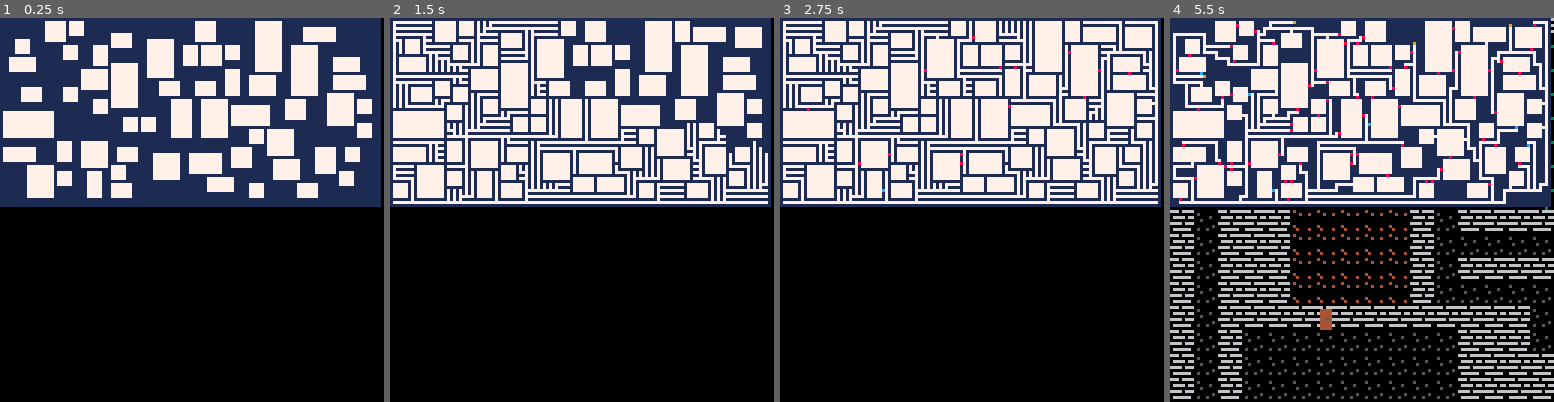
Above: before the commit, frames 1-4 (left to right).
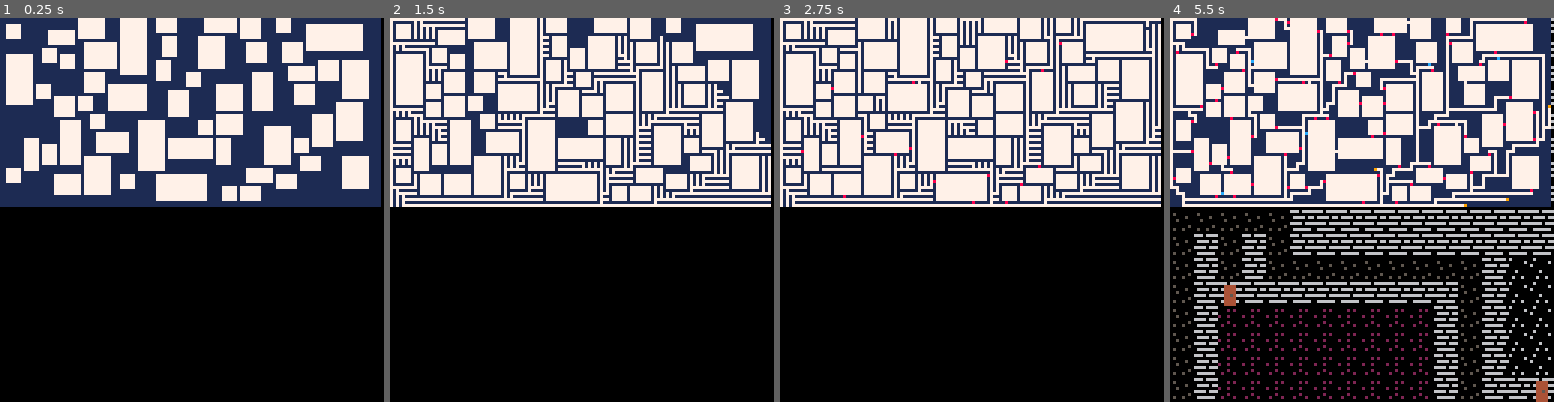
Above: after the commit, the same moments.

Repository: theRenard/PICO-8-Dungeon-Generator
Game: PICO-8 cartridge dungeon-generator.p8
Two runs of this game, one before a commit and one after it. Both use one fixed random seed, a clock stepped at 60 frames per second and the inputs below.
Inputs:
- Up to frame 1 (0.25 s): no input
- Up to frame 2 (1.5 s): no input
- Up to frame 3 (2.75 s): hold Right 1.6-2.1 s; hold Up 2.15-2.42 s; hold Right from 2.47 s (still down)
- Up to frame 4 (5.5 s): release Right at 3.03 s; hold Left 3.08-3.58 s; hold Down 3.63-3.97 s; hold Right 4.02-4.68 s; hold Up 4.73-5.03 s; hold Left from 5.08 s (still down)

The runs differ from the first frame. In frame 1, 24% of the frame differs, in the area x 0-97%, y 0-48%; in frame 2, 26%; in frame 3, 28%; in frame 4, 43%, in the area x 0-100%, y 0-100%.

Commit message:
Refactor maze generation functions and variable names for improved clarity and consistency

Diff:
--- a/lua/generator.lua
+++ b/lua/generator.lua
@@ -3,13 +3,16 @@
 --2220
 --17919
 
-function make_maze(cfg)
+function make_mz(cfg)
     -- Constants
     local draw = cfg.draw or false
-    local method = cfg.method or 3
+    local mth = cfg.mth or 3
     -- chose_random = 1, chose_oldest = 2, chose_newest = 3
     local brd = 1
-    local hasbrd = cfg.hasbrd or true
+    local hasbrd = true
+    if cfg.hasbrd != nil then
+        hasbrd = cfg.hasbrd
+    end
     -- 1 no brd
     local w = cfg.w or 128
     local h = cfg.h or 64
@@ -23,7 +26,7 @@
     end
 
     local tries = 1000
-    -- number of rooms to try, the greater the number, the more rooms
+    -- number of rms to try, the greater the number, the more rms
     local xtrsz = cfg.xtrsz or 1
     local xtrconn = cfg.xtrconn or 20
     local exits = cfg.exits or 2
@@ -35,19 +38,19 @@
     local csd_tl = cfg.csd_tl or 8
     local xt_tl = cfg.xt_tl or 9
 
-    local maze = mk2darr(mz_w, mz_h, wl_tl)
+    local mz = mk2darr(mz_w, mz_h, wl_tl)
     local rgn = mk2darr(mz_w, mz_h, nil)
     local con_rgn = mk2darr(mz_w, mz_h, nil)
     local dd_ends = {}
 
     local cr_rgn = 0
 
-    local function chose_index(ceil)
-        if method == 1 then
+    local function chs_idx(ceil)
+        if mth == 1 then
             return flr(rnd(ceil)) + 1
-        elseif method == 2 then
+        elseif mth == 2 then
             return 1
-        elseif method == 3 then
+        elseif mth == 3 then
             return ceil
         end
     end
@@ -57,27 +60,27 @@
     end
 
     local function is_wall(pos)
-        return maze[pos.x][pos.y] == wl_tl
+        return mz[pos.x][pos.y] == wl_tl
     end
 
     local function is_path(pos)
-        return maze[pos.x][pos.y] == flr_tl
+        return mz[pos.x][pos.y] == flr_tl
     end
 
     local function set_tl(pos, tl_ty)
-        maze[pos.x][pos.y] = tl_ty
-    end
-
-    local function carve(pos)
+        mz[pos.x][pos.y] = tl_ty
+    end
+
+    local function crv(pos)
         set_tl(pos, flr_tl)
         rgn[pos.x][pos.y] = cr_rgn
     end
 
     local function fill(pos)
-        maze[pos.x][pos.y] = wl_tl
-    end
-
-    local function can_carve(pos)
+        mz[pos.x][pos.y] = wl_tl
+    end
+
+    local function can_crv(pos)
         return in_bounds(pos) and is_wall(pos)
     end
 
@@ -101,11 +104,11 @@
         end
     end
 
-    local function draw_maze()
+    local function draw_mz()
         if rnd() > 0.9 then
             foreach_2darr(
-                maze, function(x, y)
-                    pset(x - 1, y - 1, maze[x][y])
+                mz, function(x, y)
+                    pset(x - 1, y - 1, mz[x][y])
                 end
             )
         end
@@ -113,10 +116,10 @@
 
     local function draw_rgn()
         foreach_2darr(
-            maze, function(x, y)
-                local region = rgn[x][y]
+            mz, function(x, y)
+                local _rgn = rgn[x][y]
                 -- color between 0 and 15
-                local color = region and (region % 15) + 1 or 0
+                local color = _rgn and (_rgn % 15) + 1 or 0
                 if color == 9 or color == 10 then
                     color = 11
                 end
@@ -128,7 +131,7 @@
     local function draw_connections()
         if rnd() > 0.9 then
             foreach_2darr(
-                maze, function(x, y)
+                mz, function(x, y)
                     local rgn = con_rgn[x][y]
                     if rgn then
                         if #rgn == 2 then
@@ -142,52 +145,52 @@
         end
     end
 
-    local function grow_maze(str_pos)
+    local function grow_mz(str_pos)
         add_rgn()
         local posn = {}
-        carve(str_pos)
+        crv(str_pos)
         add(posn, str_pos)
 
         while #posn > 0 do
-            local index = chose_index(#posn)
-            local currentPos = posn[index]
-            for _, direction in pairs(shuffle(direction.cardinal)) do
+            local index = chs_idx(#posn)
+            local curr_pos = posn[index]
+            for _, dir in pairs(shuffle(dir.card)) do
                 local ngbPos = {
-                    x = currentPos.x + direction.x,
-                    y = currentPos.y + direction.y
+                    x = curr_pos.x + dir.x,
+                    y = curr_pos.y + dir.y
                 }
-                local nextNeighborTile = {
-                    x = currentPos.x + direction.x * 2,
-                    y = currentPos.y + direction.y * 2
+                local nxt_ngb_tl = {
+                    x = curr_pos.x + dir.x * 2,
+                    y = curr_pos.y + dir.y * 2
                 }
-                if can_carve(ngbPos) and can_carve(nextNeighborTile) then
-                    carve(ngbPos)
-                    carve(nextNeighborTile)
-                    add(posn, nextNeighborTile)
-                    if draw then draw_maze() end
+                if can_crv(ngbPos) and can_crv(nxt_ngb_tl) then
+                    crv(ngbPos)
+                    crv(nxt_ngb_tl)
+                    add(posn, nxt_ngb_tl)
+                    if draw then draw_mz() end
                     index = nil
                     break
                 end
             end
             if index then
-                del(posn, currentPos)
-            end
-        end
-    end
-
-    local function grow_mazes()
+                del(posn, curr_pos)
+            end
+        end
+    end
+
+    local function grow_mzs()
         for x = brd, mz_w, 2 do
             for y = brd, mz_h, 2 do
                 local pos = { x = x, y = y }
                 if is_wall(pos) then
-                    grow_maze(pos)
-                end
-            end
-        end
-    end
-
-    local function add_rooms()
-        local rooms = {}
+                    grow_mz(pos)
+                end
+            end
+        end
+    end
+
+    local function add_rms()
+        local rms = {}
         for i = 0, tries do
             local size = int_rnd(2 + xtrsz) * 2 + 5
             local recty = int_rnd(1 + size / 2) * 2
@@ -200,38 +203,38 @@
             end
             local x = int_rnd((mz_w - brd - w) / 2) * 2 + brd
             local y = int_rnd((mz_h - brd - h) / 2) * 2 + brd
-            local room = { x = x, y = y, w = w, h = h }
+            local rm = { x = x, y = y, w = w, h = h }
             local overlaps = false
-            for other in all(rooms) do
-                if dst_to(room, other) <= 0 then
+            for other in all(rms) do
+                if dst_to(rm, other) <= 0 then
                     overlaps = true
                     break
                 end
             end
             if not overlaps then
-                add(rooms, room)
+                add(rms, rm)
                 add_rgn()
                 chambers[cr_rgn] = {}
-                for pos in all(get_all_posn(room)) do
-                    carve(pos)
+                for pos in all(get_all_posn(rm)) do
+                    crv(pos)
                     add(chambers[cr_rgn], pos)
                 end
-                if draw then draw_maze() end
-            end
-        end
-    end
-
-    local function connect_rgn()
+                if draw then draw_mz() end
+            end
+        end
+    end
+
+    local function conn_rgn()
         if draw then draw_rgn() end
 
         foreach_2darr(
-            maze, function(x, y)
+            mz, function(x, y)
                 if is_wall({ x = x, y = y }) then
                     local _rgn = {}
-                    for _, direction in pairs(direction.cardinal) do
+                    for _, dir in pairs(dir.card) do
                         local ngbPos = {
-                            x = x + direction.x,
-                            y = y + direction.y
+                            x = x + dir.x,
+                            y = y + dir.y
                         }
                         if in_bounds(ngbPos) then
                             local _region = rgn[ngbPos.x][ngbPos.y]
@@ -255,7 +258,7 @@
         -- {{ x, y }}
 
         foreach_2darr(
-            maze, function(x, y)
+            mz, function(x, y)
                 if con_rgn[x][y] then
                     add(cons, { x = x, y = y })
                 end
@@ -270,12 +273,12 @@
         end
 
         while #un_mgd_rgns > 1 do
-            local connector = get_rnd_item(cons)
-
-            add_junc(connector)
+            local conn = get_rnd_item(cons)
+
+            add_junc(conn)
 
             local rgn = do_map(
-                con_rgn[connector.x][connector.y], function(region)
+                con_rgn[conn.x][conn.y], function(region)
                     return mgd_rgns[region]
                 end
             )
@@ -296,7 +299,7 @@
 
             rmv_where(
                 cons, function(pos)
-                    if dst_btw(connector, pos) < 2 then
+                    if dst_btw(conn, pos) < 2 then
                         return true
                     end
                     local rgn = do_map(
@@ -315,7 +318,7 @@
                 end
             )
 
-            if draw then draw_maze() end
+            if draw then draw_mz() end
         end
     end
 
@@ -324,13 +327,13 @@
 
         -- add dead ends
         foreach_2darr(
-            maze, function(x, y)
+            mz, function(x, y)
                 if not is_wall({ x = x, y = y }) then
                     local exits = 0
-                    for _, direction in pairs(direction.cardinal) do
+                    for _, dir in pairs(dir.card) do
                         local ngbPos = {
-                            x = x + direction.x,
-                            y = y + direction.y
+                            x = x + dir.x,
+                            y = y + dir.y
                         }
                         if in_bounds(ngbPos) then
                             if not is_wall(ngbPos) then
@@ -349,10 +352,10 @@
             for _, pos in pairs(dd_ends) do
                 local x, y = pos.x, pos.y
                 local paths = {}
-                for _, direction in pairs(direction.cardinal) do
+                for _, dir in pairs(dir.card) do
                     local ngbPos = {
-                        x = x + direction.x,
-                        y = y + direction.y
+                        x = x + dir.x,
+                        y = y + dir.y
                     }
                     if in_bounds(ngbPos) then
                         if not is_wall(ngbPos) then
@@ -363,7 +366,7 @@
                 if #paths == 1 then
                     fill({ x = x, y = y })
                     add_dend(paths[1])
-                    if draw then draw_maze() end
+                    if draw then draw_mz() end
                 end
                 del(dd_ends, pos)
             end
@@ -374,10 +377,10 @@
         end
     end
 
-    add_rooms()
-    grow_mazes()
-    connect_rgn()
+    add_rms()
+    grow_mzs()
+    conn_rgn()
     rmv_dends()
 
-    return maze, chambers
+    return mz, chambers
 end
--- a/lua/main.lua
+++ b/lua/main.lua
@@ -5,9 +5,10 @@
 local dungeon = {}
 
 function _init()
-  dungeon, chambers = make_maze({
+  dungeon, chambers = make_mz({
     draw = true,
-    method = 2,
+    mth = 2,
+    hasbrd = false,
     w = dungeonWidth,
     h = dungeonHeight,
     xtrconn = 80,
--- a/lua/utilities.lua
+++ b/lua/utilities.lua
@@ -1,5 +1,5 @@
-direction = {
-	cardinal = {
+dir = {
+	card = {
 		{ x = 0, y = -1 },
 		{ x = 1, y = 0 },
 		{ x = 0, y = 1 },
